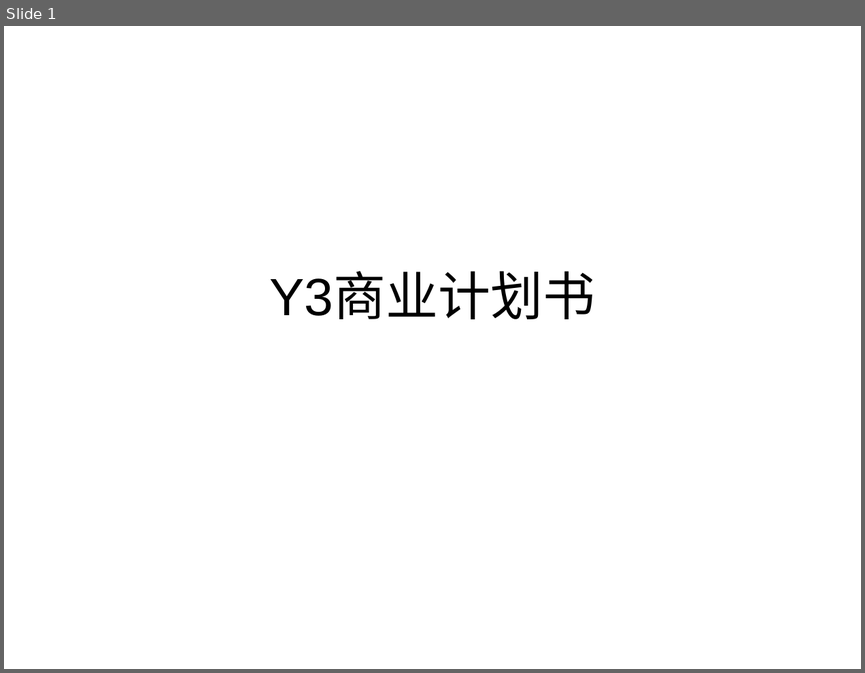
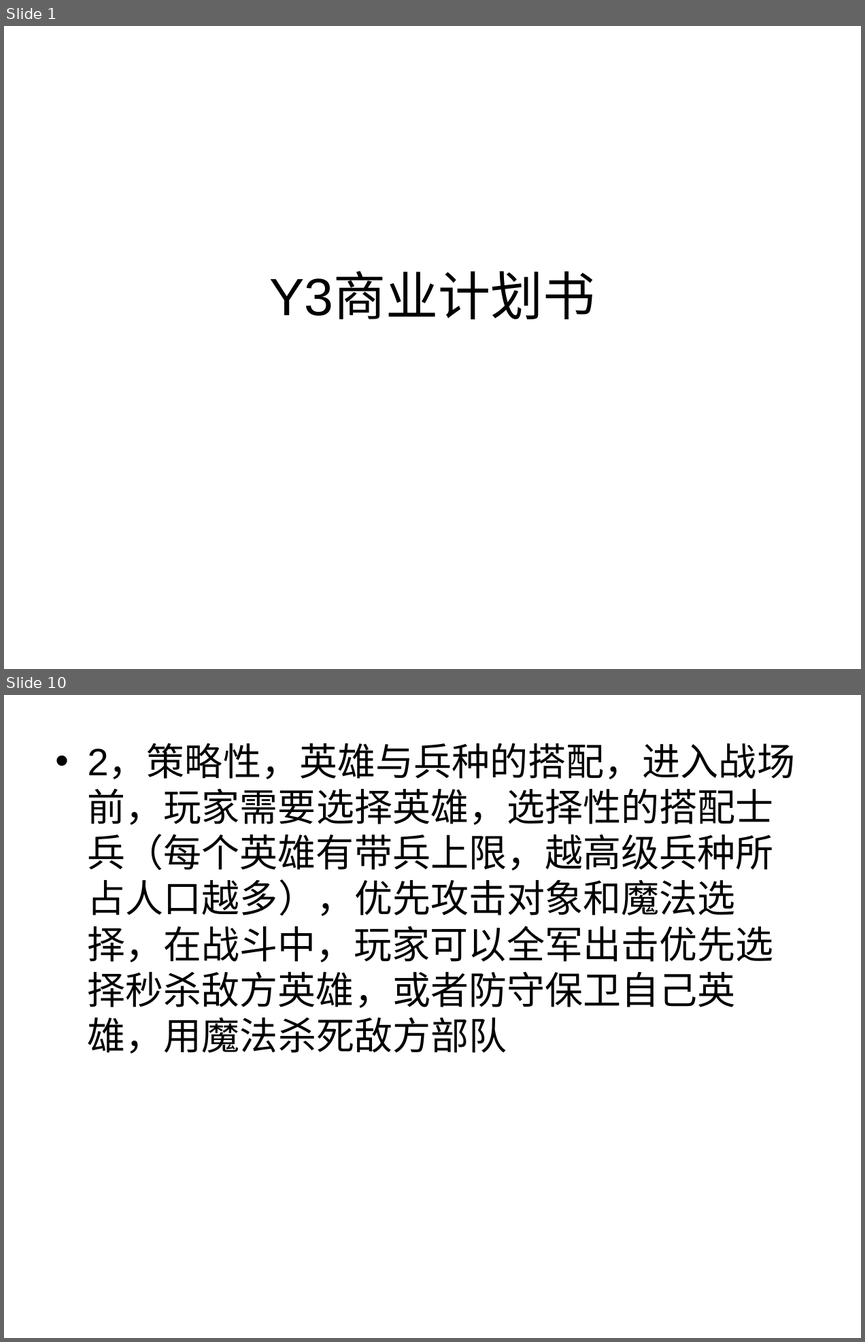
Before and after one commit to caihan1984/demov1, a slide deck: Assets/document/y3商业计划书.ppt. Shown one above the other, each under a label of ours: slide 1 before the commit, slides 1 and 10 after it; the slides between them are not shown. The pictures are 865x673 and 865x1342 pixels, drawn with LibreOffice and Linux fonts; fonts in the diff are those of the drawing. Boxes give left, top, right and bottom in pixels: in the first picture for what was removed or moved away, otherwise in the second. Text is boxed around its words. In the diff, an @@ line names an element or a change of style, - is before the commit and + after.

```diff
--- a/Assets/document/y3商业计划书.ppt
+++ b/Assets/document/y3商业计划书.ppt
@@ slide 10 added at (4,695,861,1338), background #FFFFFF @@
@@ text added at (88,745,795,1053), 32 pt, text #000000 @@
+• 2，策略性，英雄与兵种的搭配，进入战场前，玩家需要选择英雄，选择性的搭配士兵（每个英雄有带兵上限，越高级兵种所占人口越多），优先攻击对象和魔法选择，在战斗中，玩家可以全军出击优先选择秒杀敌方英雄，或者防守保卫自己英雄，用魔法杀死敌方部队
```
Also in this commit, not shown: 2 slides changed, 7 other slides added, 2 slides removed.
